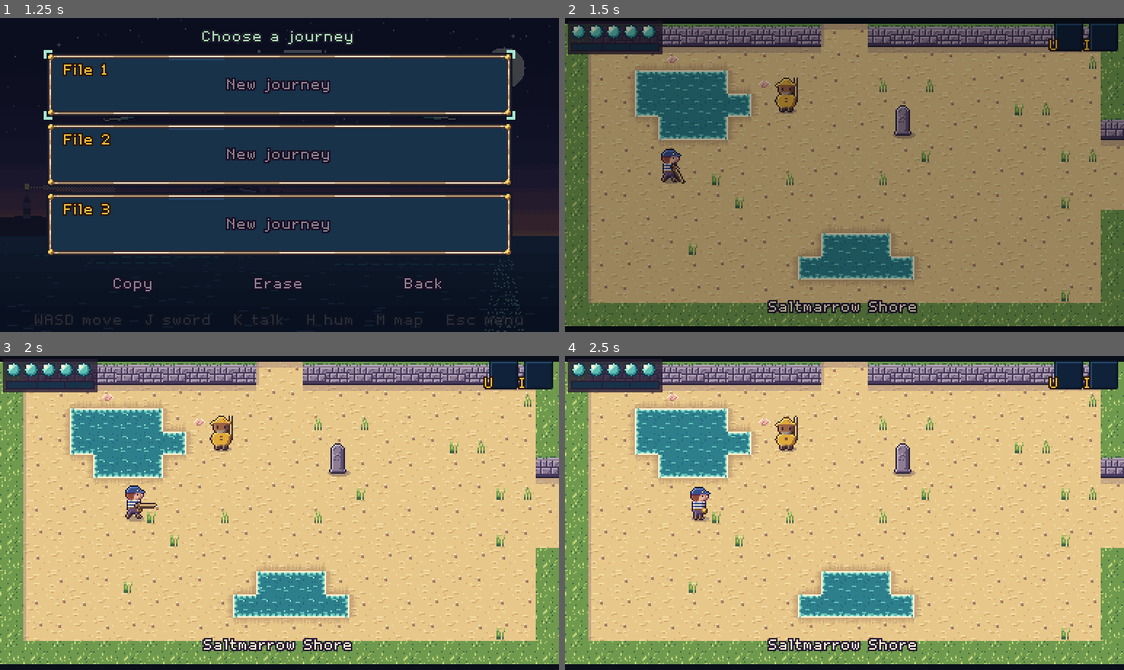
Above: before the commit, frames 1-4 (two rows, left to right).
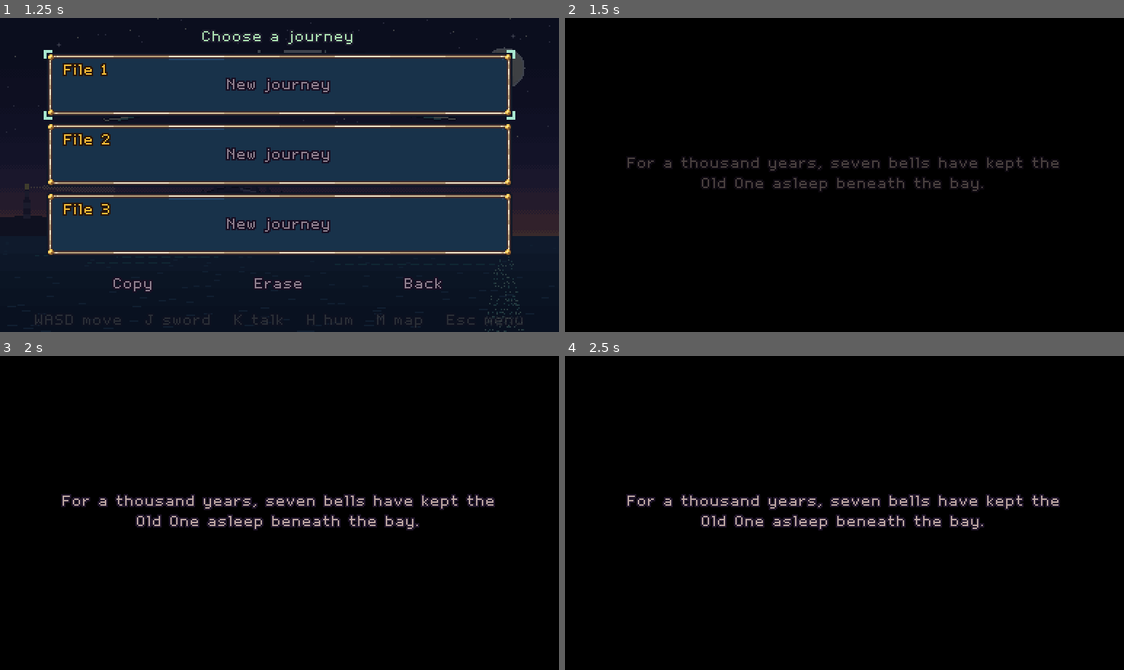
Above: after the commit, the same moments.

Repository: ashciraulo/Leviathan
Game: Godot game, scene res://scenes/title.tscn
Same seed, same stepped clock (60 frames per second), same inputs: the game is played once before the commit and once after it.
Inputs (mouse positions are in pixels of both pictures, inside the frame that each line leads up to):
- Up to frame 1 (1.25 s): click "~ Journeys ~" at 0.5 s
- Up to frame 2 (1.5 s): tap Enter (ui_accept) at 1.25 s; move the mouse to (967, 159) at 1.27 s; hold D (move_right) from 1.28 s (still down); hold J (attack) from 1.28 s (still down); click (967, 159) at 1.42 s
- Up to frame 3 (2 s): keep holding D (move_right); keep holding J (attack); tap Enter (ui_accept) at 1.52, 1.82 s
- Up to frame 4 (2.5 s): release D (move_right) at 2 s; release J (attack) at 2 s; drag from (732, 528) to (900, 465) at 2.02 s

Frame 1 is identical in both runs. In frame 2, 96% of the frame differs, in the area x 0-100%, y 0-99%; in frame 3, 100%, in the area x 0-100%, y 0-100%; in frame 4, 100%.

Commit message:
Story scenes: the opening and the Wayshell
- Cutscene runner (scripts/story/cutscene.gd): scripted walks that go round
  people, lamp signals (one flash yes, two no, long glow "I'm here"),
  black-screen narration, speech through the dialogue box. Wren takes no
  input while a scene runs (Player.in_cutscene / script_move).
- StoryDirector plays each scene once, at its moment:
  - Opening (cutscene 1): a new file opens on black narration, then the
    shore, where Hessa's lamp calls from the village path and Wren flashes
    back yes.
  - The Wayshell (cutscene 7): coming home with the Point Bell, Wren walks
    to Hessa, who gives them the Wayshell and points them to the Kiln.
- Hessa and Pell have new lines after the bell.
- Review fixes for large text: long words are cut to fit, the text size
  follows the setting at once, and tests restore the setting.
- Smoke test runs both scenes (fast) and checks they hand Wren back.
  Screenshots 30-32.

Co-Authored-By: Claude Opus 5.5 <noreply@anthropic.com>
Claude-Session: https://claude.ai/code/session_01UYEn5W5LpGkpUT361h8ASu

Diff:
--- a/locale/strings.csv
+++ b/locale/strings.csv
@@ -308,3 +308,16 @@
 DUNSTAN_ROPE_1,Marga sent you? Was she asking nicely?
 DUNSTAN_ROPE_2,...Hm. Tell her she'll have it by supper.
 DUNSTAN_AGAIN,Rope's coming. Rope's always coming.
+OPENING_1,"For a thousand years, seven bells have kept the Old One asleep beneath the bay."
+OPENING_2,"At every turn of the tide a keeper rang them. Lately, only one keeper was left."
+OPENING_3,"Last night, out on the point at Saltmarrow, the oldest bell went quiet."
+NARRATE_HESSA_CALLS,A long glow from the village path. Hessa's lamp: I'm here. Come.
+NARRATE_WREN_ANSWERS,Wren raises the lantern and flashes it once: yes.
+WAYSHELL_1,"You found it. I felt the Point Bell ring through the floorboards, clear as morning."
+WAYSHELL_2,"One bell home. Six more out there, and the Choir after every one of them."
+WAYSHELL_3,Take this. The old keepers' Wayshell. Blow it at a woken Tidestone and the sky-rays will carry you.
+NARRATE_GOT_WAYSHELL,Wren got the Wayshell. Fast travel opens on the map.
+WAYSHELL_4,"The next bell is crying out from the Kiln, in Cinderreach. Go on. I'll keep the lamp lit."
+HESSA_AFTER_BELL,"Cinderreach, child. Follow the smoke to the Kiln. The lamp stays lit."
+PELL_BELL_1,You got the bell back?! Can I hold it? Just for a second?
+PELL_BELL_2,...Fine. But I'm telling everyone I nearly did.
--- a/scripts/autoload/events.gd
+++ b/scripts/autoload/events.gd
@@ -4,6 +4,8 @@
 
 ## Wren's last breath bubble popped.
 signal player_died
+## The game scene built the world (new game, load, or after dying).
+signal game_started
 ## The camera finished sliding into a new room.
 signal room_entered(coord: Vector2i)
 ## Show a short line of text at the bottom of the screen. Pass a translation key.
--- a/scripts/autoload/game_state.gd
+++ b/scripts/autoload/game_state.gd
@@ -22,6 +22,9 @@
 ## The dungeon that room belongs to ("" on the overworld). Not saved.
 var dungeon := ""
 var flags: Dictionary = {}
+## Set by the title screen for a brand-new file, so the opening plays once.
+## Not saved.
+var play_opening := false
 ## What Wren carries: item id -> count. See scripts/items/items.gd.
 var inventory: Dictionary = {}
 ## Equipment in use, by kind (sword, shield, tunic): item id or "".
--- a/scripts/dialogue/conversations.gd
+++ b/scripts/dialogue/conversations.gd
@@ -27,6 +27,7 @@
 
 const TALKS := {
 	"hessa": [
+		{"if": ["seen_wayshell"], "lines": ["HESSA_AFTER_BELL"]},
 		{"if": ["met_hessa", "entered_hull"], "unless": ["heard_hessa_hull"], "set": ["heard_hessa_hull"], "lines": ["HESSA_HULL_1", "HESSA_HULL_2"]},
 		{"if": ["met_hessa"], "lines": ["HESSA_AGAIN"]},
 		{
@@ -41,6 +42,7 @@
 		{"lines": ["CORRIN_1", "CORRIN_2"]},
 	],
 	"pell": [
+		{"if": ["tidebell_hull"], "unless": ["heard_pell_bell"], "set": ["heard_pell_bell"], "lines": ["PELL_BELL_1", "PELL_BELL_2"]},
 		{"if": ["met_hessa", "entered_hull"], "unless": ["heard_pell_hull"], "set": ["heard_pell_hull"], "lines": ["PELL_HULL_1", "PELL_HULL_2"]},
 		{"if": ["talked_pell_quest"], "lines": ["PELL_AGAIN"]},
 		{"if": ["met_hessa"], "set": ["talked_pell_quest"], "lines": ["PELL_QUEST_1", "PELL_QUEST_2"]},
--- a/scripts/dungeon/tidebell.gd
+++ b/scripts/dungeon/tidebell.gd
@@ -1,7 +1,7 @@
 class_name Tidebell
 extends StaticBody2D
 ## One of the seven Tidebells. Ringing it teaches Wren a phrase of the
-## lullaby: her Resonance meter grows and her breath fills.
+## lullaby: their Resonance meter grows and their breath fills.
 
 const RESONANCE_GAIN := 10.0
 const BELL_FLAG := "tidebell_hull"
--- a/scripts/game.gd
+++ b/scripts/game.gd
@@ -26,6 +26,7 @@
 	add_child(ItemSlotsHud.new())
 	add_child(PauseMenu.new())
 	add_child(DialogueBox.new())
+	add_child(StoryDirector.new())
 	var fade_layer := CanvasLayer.new()
 	fade_layer.layer = 30
 	add_child(fade_layer)
@@ -94,6 +95,7 @@
 	Events.toast.emit(current_room.name_key)
 	var tween := create_tween()
 	tween.tween_property(_fade, "color:a", 0.0, FADE_TIME)
+	Events.game_started.emit()
 
 
 func _spawn_room(coord: Vector2i) -> Room:
--- a/scripts/player/player.gd
+++ b/scripts/player/player.gd
@@ -37,6 +37,10 @@
 var facing := Vector2.DOWN
 ## Set while the camera slides between rooms; Wren ignores input.
 var frozen := false
+## During a cutscene the player has no control; the story walks Wren with
+## script_move (a direction, or zero to stand still).
+var in_cutscene := false
+var script_move := Vector2.ZERO
 var hum_progress := 0.0
 ## Set by the item in use (State.ITEM): how Wren moves while using it.
 var item_velocity := Vector2.ZERO
@@ -168,7 +172,7 @@
 	velocity = direction * SPEED
 	if direction != Vector2.ZERO:
 		_update_facing(direction)
-	if DialogueBox.recently_closed():
+	if in_cutscene or DialogueBox.recently_closed():
 		return
 	if Input.is_action_just_pressed("interact") and try_interact():
 		velocity = Vector2.ZERO
@@ -383,6 +387,8 @@
 
 ## Analog or digital input, snapped to 8 directions at a constant speed.
 func _input_direction() -> Vector2:
+	if in_cutscene:
+		return script_move
 	var raw := Input.get_vector("move_left", "move_right", "move_up", "move_down")
 	if raw.length() < 0.3:
 		return Vector2.ZERO
--- /dev/null
+++ b/scripts/story/cutscene.gd
@@ -0,0 +1,190 @@
+class_name Cutscene
+extends Node
+## Plays one scripted story scene. Build it, add it to the game, then await
+## the scene function (see StoryDirector). While it runs, Wren takes no
+## input: the scene walks them, talks through the dialogue box, flashes
+## lamps and fades the screen.
+##
+## Steps are plain awaitable methods, so a scene reads top to bottom:
+##     await scene.narrate(["OPENING_1"])
+##     await scene.walk_to(spot)
+##     await scene.lamp(hessa_pos, Cutscene.LAMP_HERE)
+
+## Lamp signals shared by Hessa and Wren (story bible): one flash is yes,
+## two is no, a long glow is "I'm here".
+const LAMP_YES := "yes"
+const LAMP_NO := "no"
+const LAMP_HERE := "here"
+## Give up on a walk that gets stuck after this long.
+const WALK_TIMEOUT := 4.0
+
+## True while any scene is running.
+static var active := false
+## Tests set this to run scenes about twenty times faster.
+static var fast := false
+
+var game: Node
+var _veil: ColorRect
+var _veil_text: Label
+
+
+func _init(the_game: Node = null) -> void:
+	game = the_game
+
+
+func _ready() -> void:
+	process_mode = Node.PROCESS_MODE_ALWAYS
+	var layer := CanvasLayer.new()
+	layer.layer = 31
+	add_child(layer)
+	_veil = ColorRect.new()
+	_veil.color = Color(0, 0, 0, 0)
+	_veil.mouse_filter = Control.MOUSE_FILTER_IGNORE
+	_veil.set_anchors_preset(Control.PRESET_FULL_RECT)
+	layer.add_child(_veil)
+	_veil_text = Label.new()
+	_veil_text.set_anchors_preset(Control.PRESET_FULL_RECT)
+	_veil_text.offset_left = 40
+	_veil_text.offset_right = -40
+	_veil_text.horizontal_alignment = HORIZONTAL_ALIGNMENT_CENTER
+	_veil_text.vertical_alignment = VERTICAL_ALIGNMENT_CENTER
+	_veil_text.autowrap_mode = TextServer.AUTOWRAP_WORD_SMART
+	_veil_text.add_theme_font_size_override("font_size", UI.FONT_SIZE * (2 if Settings.large_text else 1))
+	_veil_text.add_theme_color_override("font_color", Palette.NARRATION)
+	_veil_text.modulate.a = 0.0
+	layer.add_child(_veil_text)
+
+
+func begin() -> void:
+	active = true
+	var player := _player()
+	if player:
+		player.in_cutscene = true
+		player.script_move = Vector2.ZERO
+
+
+func finish() -> void:
+	var player := _player()
+	if player:
+		player.in_cutscene = false
+		player.script_move = Vector2.ZERO
+	active = false
+	queue_free()
+
+
+func _exit_tree() -> void:
+	active = false
+
+
+func _player() -> Player:
+	return game.player if game and is_instance_valid(game.player) else null
+
+
+## Talk through the dialogue box and wait until it closes. Pages as made by
+## Conversations.pages(), or plain keys for narration.
+func say(pages: Array) -> void:
+	var out: Array = []
+	for page: Variant in pages:
+		out.append(page if page is Dictionary else {"name": "", "portrait": null, "text": str(page)})
+	Events.conversation_requested.emit(out)
+	await Events.dialogue_finished
+
+
+## One person says several lines.
+func speak(who: String, keys: Array) -> void:
+	await say(Conversations.pages(who, {"lines": keys}))
+
+
+func narrate(keys: Array) -> void:
+	await say(keys)
+
+
+func wait(seconds: float) -> void:
+	await get_tree().create_timer(scaled(seconds), true, false, true).timeout
+
+
+static func scaled(seconds: float) -> float:
+	return seconds * (0.05 if fast else 1.0)
+
+
+## Walk Wren to a point in world space. Returns false if they got stuck.
+func walk_to(target: Vector2) -> bool:
+	var player := _player()
+	if player == null:
+		return false
+	var time := 0.0
+	var last := player.global_position
+	var still := 0.0
+	var reached := false
+	while time < WALK_TIMEOUT:
+		var offset := target - player.global_position
+		if offset.length() < 2.0:
+			reached = true
+			break
+		player.script_move = offset.normalized()
+		await get_tree().physics_frame
+		var delta := get_physics_process_delta_time()
+		time += delta
+		still = still + delta if player.global_position.distance_to(last) < 0.2 else 0.0
+		last = player.global_position
+		if still > 0.25:
+			break
+	player.script_move = Vector2.ZERO
+	return reached
+
+
+## An L-shaped walk that goes round people standing between Wren and the
+## target: across then up/down, or the other way round if that's blocked.
+func walk_around_to(target: Vector2) -> void:
+	var player := _player()
+	if player == null:
+		return
+	var start := player.global_position
+	if await walk_to(Vector2(target.x, start.y)) and await walk_to(target):
+		return
+	if await walk_to(Vector2(player.global_position.x, target.y)):
+		await walk_to(target)
+
+
+## Turn Wren to face a direction (UP, DOWN, LEFT or RIGHT).
+func face(direction: Vector2) -> void:
+	var player := _player()
+	if player:
+		player.facing = direction
+
+
+## A lamp signal at a point in world space. Waits until it's done.
+func lamp(at: Vector2, signal_kind: String) -> void:
+	var glow := LampGlow.new(signal_kind)
+	glow.position = at
+	var parent: Node = game.world if game and game.get("world") else self
+	parent.add_child(glow)
+	await glow.done
+
+
+## Black screen with centred narration, one line at a time.
+func veil_text(keys: Array) -> void:
+	_veil.color.a = 1.0
+	for key: String in keys:
+		_veil_text.text = key
+		var tween := create_tween().set_pause_mode(Tween.TWEEN_PAUSE_PROCESS)
+		tween.tween_property(_veil_text, "modulate:a", 1.0, scaled(0.6))
+		tween.tween_interval(scaled(2.6))
+		tween.tween_property(_veil_text, "modulate:a", 0.0, scaled(0.6))
+		await tween.finished
+
+
+## Lift the black veil to show the world.
+func lift_veil(seconds: float = 1.2) -> void:
+	var tween := create_tween().set_pause_mode(Tween.TWEEN_PAUSE_PROCESS)
+	tween.tween_property(_veil, "color:a", 0.0, scaled(seconds))
+	await tween.finished
+
+
+func darken(seconds: float = 0.0) -> void:
+	if seconds <= 0.0:
+		_veil.color.a = 1.0
+		return
+	var tween := create_tween().set_pause_mode(Tween.TWEEN_PAUSE_PROCESS)
+	tween.tween_property(_veil, "color:a", 1.0, scaled(seconds))
+	await tween.finished
--- /dev/null
+++ b/scripts/story/lamp_glow.gd
@@ -0,0 +1,52 @@
+class_name LampGlow
+extends Node2D
+## A lamp signal: warm light that flashes once (yes), twice (no) or glows
+## long ("I'm here"). Frees itself and emits `done` when finished.
+
+signal done
+
+## Each signal is a list of [on seconds, off seconds].
+const PATTERNS := {
+	"yes": [[0.35, 0.4]],
+	"no": [[0.25, 0.25], [0.25, 0.4]],
+	"here": [[1.8, 0.4]],
+}
+const RADIUS := 22.0
+
+var kind := "yes"
+var _level := 0.0
+
+
+func _init(signal_kind: String = "yes") -> void:
+	kind = signal_kind
+
+
+func _ready() -> void:
+	z_index = 5
+	process_mode = Node.PROCESS_MODE_ALWAYS
+	var tween := create_tween().set_pause_mode(Tween.TWEEN_PAUSE_PROCESS)
+	for step: Array in PATTERNS.get(kind, PATTERNS["yes"]):
+		tween.tween_method(_set_level, 0.0, 1.0, Cutscene.scaled(0.08))
+		tween.tween_interval(Cutscene.scaled(step[0]))
+		tween.tween_method(_set_level, 1.0, 0.0, Cutscene.scaled(0.12))
+		tween.tween_interval(Cutscene.scaled(step[1]))
+	tween.finished.connect(func() -> void:
+		done.emit()
+		queue_free())
+
+
+func _set_level(value: float) -> void:
+	_level = value
+	queue_redraw()
+
+
+func _draw() -> void:
+	if _level <= 0.0:
+		return
+	# Stepped rings, so the glow stays pixel-art rather than a smooth blur.
+	for i in 4:
+		var r := RADIUS * (1.0 - i * 0.22)
+		var color := Palette.KEY_TEXT
+		color.a = (0.12 + i * 0.12) * _level
+		draw_circle(Vector2(0, -12), r, color)
+	draw_circle(Vector2(0, -12), 3.0, Color(1, 1, 0.9, _level))
--- /dev/null
+++ b/scripts/story/story_director.gd
@@ -0,0 +1,88 @@
+class_name StoryDirector
+extends Node
+## Watches the game and plays story scenes when their moment comes (see the
+## cutscene list in the story bible). Each scene plays once: it sets a flag
+## when it starts, so dying or reloading mid-scene never replays it.
+
+const SALTMARROW := Vector2i(0, -1)
+## Where the path to the village leaves the shore (room 0,0): Hessa's lamp
+## shows there in the opening.
+const SHORE_PATH := Vector2(12 * 16, 10)
+
+var game: Node
+
+
+func _ready() -> void:
+	game = get_parent()
+	Events.game_started.connect(_on_game_started)
+	Events.room_entered.connect(_on_room_entered)
+
+
+func _on_game_started() -> void:
+	if GameState.play_opening:
+		GameState.play_opening = false
+		if not GameState.has_flag("seen_opening"):
+			opening()
+			return
+	_on_room_entered(GameState.room_coord)
+
+
+func _on_room_entered(coord: Vector2i) -> void:
+	if Cutscene.active:
+		return
+	if coord == SALTMARROW and GameState.has_flag("tidebell_hull") and not GameState.has_flag("seen_wayshell"):
+		the_wayshell()
+
+
+func _scene() -> Cutscene:
+	var scene := Cutscene.new(game)
+	add_child(scene)
+	scene.begin()
+	return scene
+
+
+## Cutscene 1, "The Point Bell is gone": a new game opens on black, then on
+## the shore, where Hessa's lamp calls Wren home.
+func opening() -> void:
+	GameState.set_flag("seen_opening")
+	var scene := _scene()
+	scene.darken()
+	await scene.veil_text(["OPENING_1", "OPENING_2", "OPENING_3"])
+	await scene.lift_veil()
+	await scene.wait(0.6)
+	var path: Vector2 = game.current_room.global_position + SHORE_PATH
+	await scene.lamp(path, Cutscene.LAMP_HERE)
+	await scene.narrate(["NARRATE_HESSA_CALLS"])
+	scene.face(Vector2.UP)
+	await scene.lamp(game.player.global_position, Cutscene.LAMP_YES)
+	await scene.narrate(["NARRATE_WREN_ANSWERS"])
+	scene.finish()
+
+
+## Cutscene 7, "The Wayshell": back in Saltmarrow with the Point Bell, Hessa
+## gives Wren the keepers' call and sends them on.
+func the_wayshell() -> void:
+	GameState.set_flag("seen_wayshell")
+	GameState.set_flag("met_hessa")
+	var hessa := _find_npc("hessa")
+	var scene := _scene()
+	await scene.wait(0.3)
+	if hessa:
+		await scene.walk_around_to(hessa.global_position + Vector2(0, 22))
+		scene.face(Vector2.UP)
+		await scene.lamp(hessa.global_position, Cutscene.LAMP_HERE)
+	await scene.speak("hessa", ["WAYSHELL_1", "WAYSHELL_2", "WAYSHELL_3"])
+	GameState.give_item("wayshell", 1, false)
+	await scene.narrate(["NARRATE_GOT_WAYSHELL"])
+	await scene.speak("hessa", ["WAYSHELL_4"])
+	await scene.lamp(game.player.global_position, Cutscene.LAMP_YES)
+	scene.finish()
+
+
+func _find_npc(kind: String) -> Npc:
+	if game.current_room == null:
+		return null
+	for child in game.current_room.get_children():
+		if child is Npc and child.kind == kind:
+			return child
+	return null
--- a/scripts/ui/dialogue_box.gd
+++ b/scripts/ui/dialogue_box.gd
@@ -148,6 +148,7 @@
 
 ## How many lines a page of text takes in the box.
 func lines_for(text_key: String, with_portrait: bool) -> int:
+	_apply_text_size()
 	var probe := _probe(with_portrait)
 	probe.text = text_key
 	var count := probe.get_line_count()
@@ -189,7 +190,9 @@
 			out.append(page)
 			probe.queue_free()
 			continue
-		var words := text.split(" ", false)
+		var words := PackedStringArray()
+		for word in text.split(" ", false):
+			words.append_array(_break_long_word(word, probe))
 		var chunk := ""
 		for word in words:
 			var trial := word if chunk == "" else chunk + " " + word
@@ -203,6 +206,26 @@
 			out.append(_with_text(page, chunk))
 		probe.queue_free()
 	return out
+
+
+## A word too long for a line on its own (long compounds in some languages)
+## is cut into pieces that fit.
+func _break_long_word(word: String, probe: Label) -> PackedStringArray:
+	probe.text = word
+	if probe.get_line_count() <= 1:
+		return PackedStringArray([word])
+	var pieces := PackedStringArray()
+	var piece := ""
+	for character in word:
+		probe.text = piece + character
+		if piece != "" and probe.get_line_count() > 1:
+			pieces.append(piece)
+			piece = character
+		else:
+			piece += character
+	if piece != "":
+		pieces.append(piece)
+	return pieces
 
 
 static func _with_text(page: Dictionary, text: String) -> Dictionary:
--- a/scripts/ui/title.gd
+++ b/scripts/ui/title.gd
@@ -123,6 +123,7 @@
 		# A new file is saved at once, so dying before the first Tidestone
 		# brings Wren back to the start.
 		GameState.reset_new_game()
+		GameState.play_opening = true
 		SaveManager.save_game()
 	elif not SaveManager.load_game():
 		# Never overwrite a file that won't load: show the files instead.
--- a/scripts/world/npc.gd
+++ b/scripts/world/npc.gd
@@ -90,7 +90,7 @@
 		_sprite.flip_h = player.global_position.x < global_position.x - 4.0
 	elif not _wander(delta):
 		_sprite.frame = FRAME_BREATHE if int(_time / BREATHE_TIME) % 2 == 1 else FRAME_IDLE
-	_mark.visible = _can_talk and not DialogueBox.is_open
+	_mark.visible = _can_talk and not DialogueBox.is_open and not Cutscene.active
 	_mark.position.y = -30 + (1 if int(_time * 2.0) % 2 == 0 else 0)
 	_mark.queue_redraw()
 
--- a/tests/screenshots.gd
+++ b/tests/screenshots.gd
@@ -140,6 +140,7 @@
 		await _capture("25_marga_asks")
 		await _finish_talk(game)
 		# Large text: same box, one big line per page.
+		var was_large := Settings.large_text
 		Settings.large_text = true
 		var big := _dialogue_box(game)
 		if big:
@@ -149,7 +150,7 @@
 			await _wait(1.5)
 			await _capture("28_large_text")
 			await _finish_talk(game)
-		Settings.large_text = false
+		Settings.large_text = was_large
 		game.player.global_position = people["dunstan"].global_position + Vector2(-4, 20)
 		await _wait(0.2)
 		game.player.try_interact()
@@ -193,6 +194,34 @@
 		await _wait(0.2)
 		await _capture("09_pause")
 		pause.close()
+
+	# 10. Story scenes: the opening, then the Wayshell after the Hull.
+	game.queue_free()
+	await _wait(0.2)
+	GameState.reset_new_game()
+	GameState.play_opening = true
+	var story: Node = (load("res://scenes/game.tscn") as PackedScene).instantiate()
+	add_child(story)
+	await _wait(1.6)
+	await _capture("30_opening")
+	while Cutscene.active and not DialogueBox.is_open:
+		await _wait(0.1)
+	await _wait(1.8)
+	await _capture("31_hessa_calls")
+	await _skip_scene(story)
+	story.queue_free()
+	await _wait(0.2)
+	GameState.reset_new_game()
+	GameState.set_flag("tidebell_hull")
+	# Coming in from the shore path at the bottom of the village.
+	GameState.set_checkpoint(Vector2i(0, -1), Vector2(12 * Room.TILE, 11 * Room.TILE + 12))
+	var home: Node = (load("res://scenes/game.tscn") as PackedScene).instantiate()
+	add_child(home)
+	while Cutscene.active and not DialogueBox.is_open:
+		await _wait(0.1)
+	await _wait(2.0)
+	await _capture("32_wayshell")
+	await _skip_scene(home)
 
 	SaveManager.delete_save()
 	print("SCREENSHOTS DONE: " + _out_dir)
@@ -291,6 +320,17 @@
 	await _wait(0.4)
 
 
+func _skip_scene(game: Node) -> void:
+	var waited := 0.0
+	while Cutscene.active and waited < 20.0:
+		var box := _dialogue_box(game)
+		if box and DialogueBox.is_open:
+			box.advance()
+			box.advance()
+		await _wait(0.1)
+		waited += 0.1
+
+
 func _wait(seconds: float) -> void:
 	await get_tree().create_timer(seconds, true, false, true).timeout
 
--- a/tests/smoke_test.gd
+++ b/tests/smoke_test.gd
@@ -31,6 +31,7 @@
 	await _test_talk_and_dungeon()
 	await _test_hull_dungeon()
 	await _test_villagers()
+	await _test_story()
 	SaveManager.delete_save()
 	if FileAccess.file_exists(real_save + ".testbackup"):
 		DirAccess.rename_absolute(real_save + ".testbackup", real_save)
@@ -331,6 +332,7 @@
 				_check(lines <= DialogueBox.MAX_LINES, "%s fits the box (%d lines)" % [page["text"], lines])
 	_check(fit_box.lines_for("SIGN_SALTMARROW", false) <= DialogueBox.MAX_LINES, "the sign fits the box")
 	# Large text: the same box, one big line per page, long pages split.
+	var was_large := Settings.large_text
 	Settings.large_text = true
 	fit_box.open_pages(Conversations.pages("marga", Conversations.TALKS["marga"][-1]))
 	var split_pages := fit_box.page_count()
@@ -340,9 +342,19 @@
 			all_fit = false
 		fit_box.advance()
 		fit_box.advance()
-	Settings.large_text = false
+	Settings.large_text = was_large
 	_check(split_pages > Conversations.TALKS["marga"][-1]["lines"].size(), "large text splits long pages (%d pages)" % split_pages)
 	_check(all_fit, "every large-text page fits on one line")
+	Settings.large_text = true
+	fit_box.open_pages([{"name": "", "portrait": null, "text": "Underwaterbelltowerkeeperlanternlighterassociationofsaltmarrow"}])
+	var long_word_fits := true
+	while DialogueBox.is_open:
+		if fit_box.lines_for(fit_box.current_page()["text"], false) > DialogueBox.LARGE_MAX_LINES:
+			long_word_fits = false
+		fit_box.advance()
+		fit_box.advance()
+	Settings.large_text = was_large
+	_check(long_word_fits, "a word too long for one line is cut to fit")
 	_check(GameState.has_flag("asked_for_rope") == false, "opening the box directly doesn't set story flags")
 	var player: Player = game.player
 
@@ -395,6 +407,69 @@
 		_finish_talk(game)
 	game.queue_free()
 	await _wait(0.1)
+
+
+## Plays story scenes fast, turning every dialogue page, until the scene is
+## over or the time runs out. Returns how many pages were shown.
+func _play_scene(game: Node, seconds: float) -> int:
+	var box: DialogueBox = null
+	for child in game.get_children():
+		if child is DialogueBox:
+			box = child
+	var pages := 0
+	var waited := 0.0
+	while waited < seconds:
+		await _wait(0.05)
+		waited += 0.05
+		if box and DialogueBox.is_open:
+			box.advance()
+			box.advance()
+			pages += 1
+		elif not Cutscene.active and waited > 0.3:
+			break
+	return pages
+
+
+## Story scenes: the opening on a new file, and the Wayshell after the Hull.
+func _test_story() -> void:
+	Cutscene.fast = true
+	GameState.reset_new_game()
+	GameState.play_opening = true
+	var game: Node = (load("res://scenes/game.tscn") as PackedScene).instantiate()
+	add_child(game)
+	await _wait(0.2)
+	_check(Cutscene.active and game.player.in_cutscene, "a new file opens with the opening scene")
+	var pages := await _play_scene(game, 8.0)
+	_check(not Cutscene.active and not game.player.in_cutscene, "the opening ends and hands Wren back")
+	_check(GameState.has_flag("seen_opening") and pages >= 2, "the opening played (%d pages)" % pages)
+	_check(not GameState.play_opening, "the opening only plays once")
+	game.queue_free()
+	await _wait(0.1)
+
+	# Loading a file never replays it.
+	var again: Node = (load("res://scenes/game.tscn") as PackedScene).instantiate()
+	add_child(again)
+	await _wait(0.2)
+	_check(not Cutscene.active, "loading a file doesn't replay the opening")
+	again.queue_free()
+	await _wait(0.1)
+
+	# Back in Saltmarrow with the Point Bell: Hessa gives Wren the Wayshell.
+	GameState.reset_new_game()
+	GameState.set_flag("tidebell_hull")
+	# Coming in from the shore path at the bottom of the village.
+	GameState.set_checkpoint(Vector2i(0, -1), Vector2(12 * Room.TILE, 11 * Room.TILE + 12))
+	var home: Node = (load("res://scenes/game.tscn") as PackedScene).instantiate()
+	add_child(home)
+	await _wait(0.2)
+	_check(Cutscene.active, "coming home with the bell starts the Wayshell scene")
+	await _play_scene(home, 10.0)
+	_check(not Cutscene.active and not home.player.in_cutscene, "the Wayshell scene hands Wren back")
+	_check(GameState.has_item("wayshell"), "Hessa gives Wren the Wayshell")
+	_check(Conversations.branch_for("hessa")["lines"][0] == "HESSA_AFTER_BELL", "Hessa points Wren to the Kiln afterwards")
+	home.queue_free()
+	await _wait(0.1)
+	Cutscene.fast = false
 
 
 func _test_play() -> void:
Not shown, added: scripts/story/cutscene.gd.uid
Not shown, added: scripts/story/lamp_glow.gd.uid
Not shown, added: scripts/story/story_director.gd.uid
